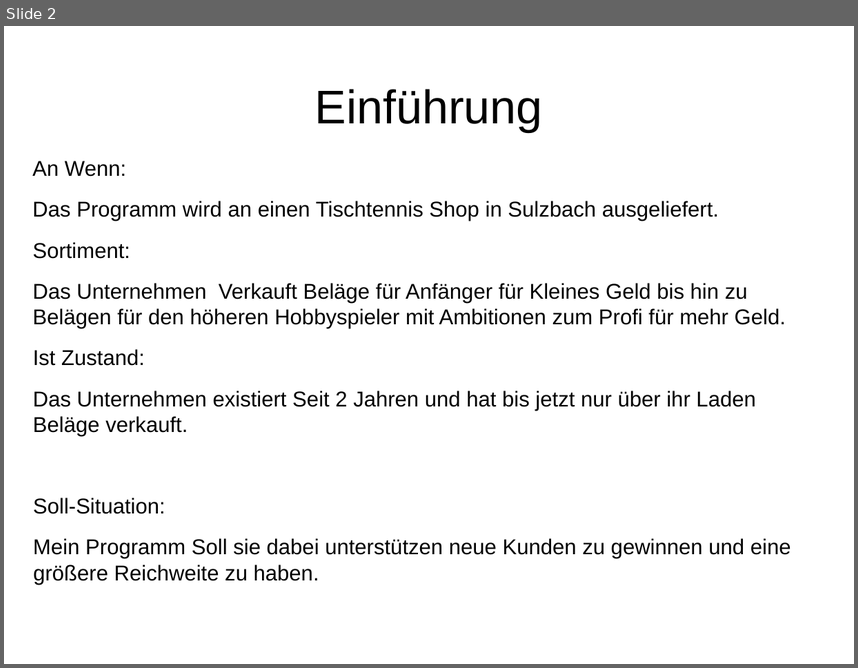
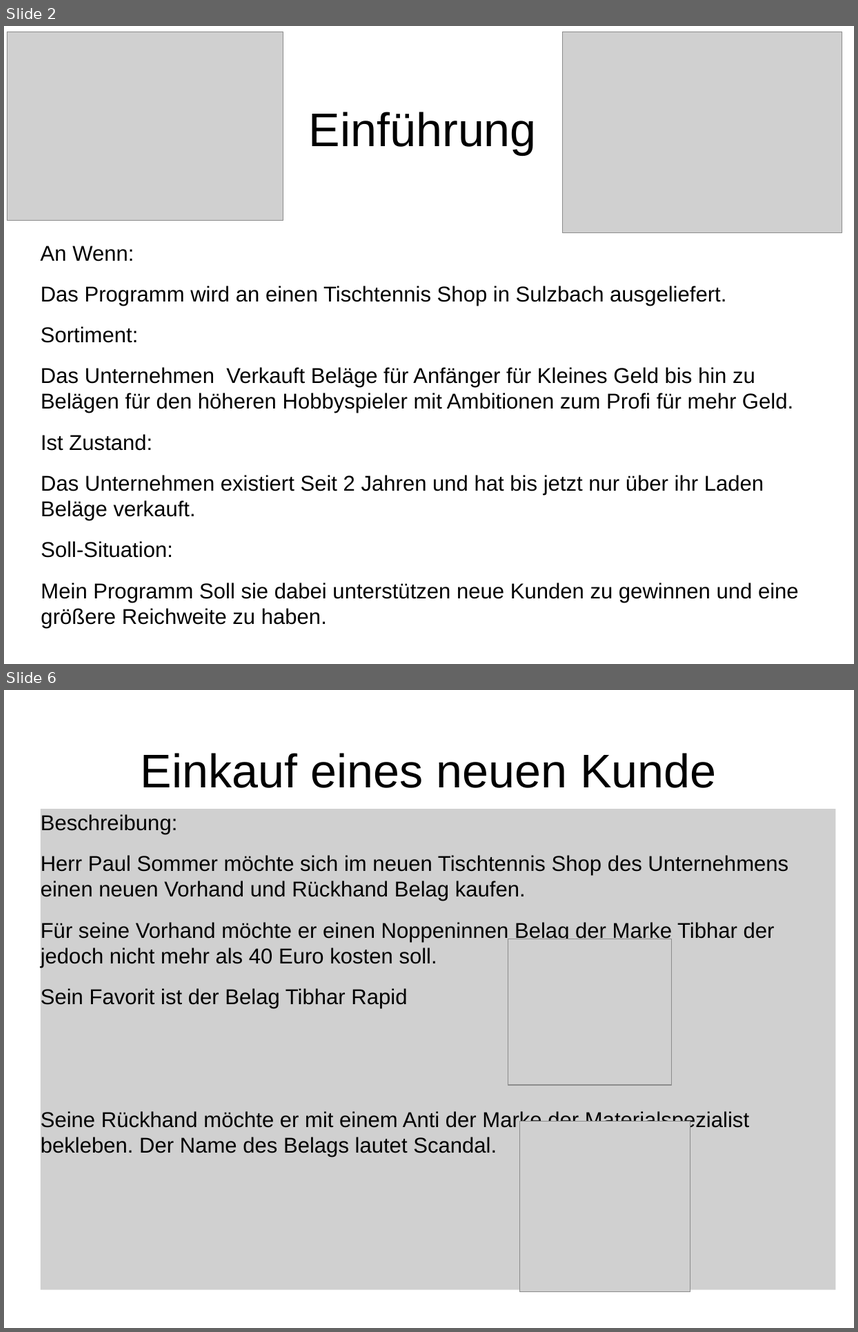
Before and after one commit to MichaelMuehlbach/Hausarbeit-Michael-M-hlbach, a slide deck: Präsentation Hausarbeit.odp. Shown one above the other, each under a label of ours: slide 2 before the commit, slides 2 and 6 after it; the slides between them are not shown. The pictures are 858x668 and 858x1332 pixels, drawn with LibreOffice and Linux fonts; fonts in the diff are those of the drawing; grey boxes stand for pictures. Boxes give left, top, right and bottom in pixels: in the first picture for what was removed or moved away, otherwise in the second. Text is boxed around its words. In the diff, an @@ line names an element or a change of style, - is before the commit and + after.

```diff
--- a/Präsentation Hausarbeit.odp
+++ b/Präsentation Hausarbeit.odp
@@ slide 6 added at <box>4,690,854,1328</box>, background #FFFFFF @@
@@ title added at <box>141,753,716,788</box>, 44 pt, text #000000 @@
+Einkauf eines neuen Kunde
@@ picture added at <box>41,809,835,1297</box>, 20 pt, text #000000 @@
+Beschreibung:
+Herr Paul Sommer möchte sich im neuen Tischtennis Shop des Unternehmens einen neuen Vorhand und Rückhand Belag kaufen.
+Für seine Vorhand möchte er einen Noppeninnen Belag der Marke Tibhar der jedoch nicht mehr als 40 Euro kosten soll.
+Sein Favorit ist der Belag Tibhar Rapid
+Seine Rückhand möchte er mit einem Anti der Marke der Materialspezialist bekleben. Der Name des Belags lautet Scandal.
@@ picture added at <box>508,939,673,1085</box> @@
@@ picture added at <box>520,1121,690,1291</box> @@
@@ slide 2 changed as well @@
@@ picture added at <box>7,32,283,220</box> @@
@@ picture added at <box>562,32,842,233</box> @@
@@ title "Einführung": place and size @@
-title "Einführung" at <box>315,89,543,132</box>
+title "Einführung" at <box>309,112,537,155</box>
@@ text "An Wenn:" rewrapped from <box>32,161,791,584</box> to <box>41,245,799,628</box> @@
```
Also in this commit, not shown: 1 other slide changed, 7 other slides added, 10 other files.
